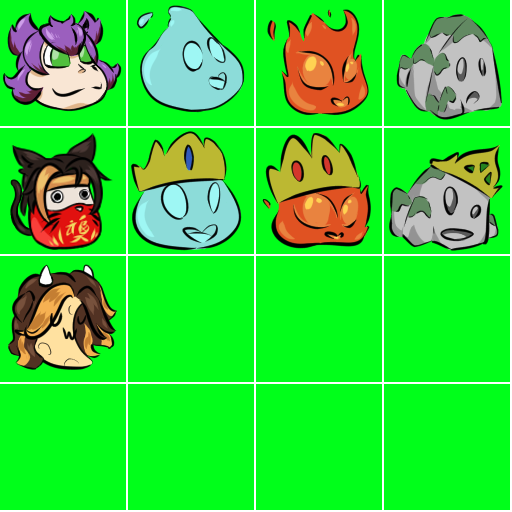
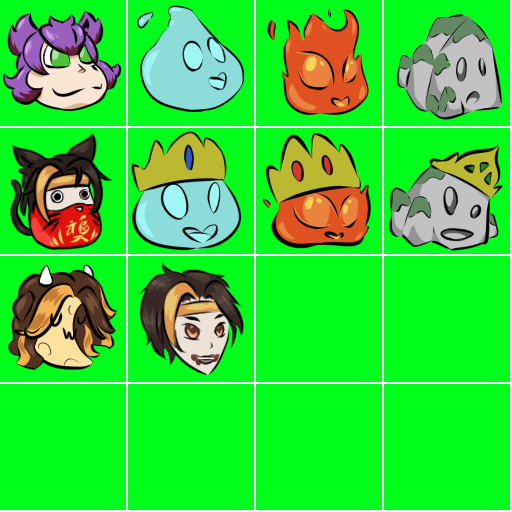
Two versions of the same layered image (512x512). Layer-by-layer changes:
added layer "Calque de dessin 8" in group "color" over [138, 262, 244, 376]
added group "daru" with 2 layers in group "color" over [138, 262, 244, 376]
added layer "Calque de dessin 19" in group "daru" over [140, 320, 244, 376]
added layer "Calque de dessin 14 Fusionnés" in group "daru" over [138, 262, 244, 376]
